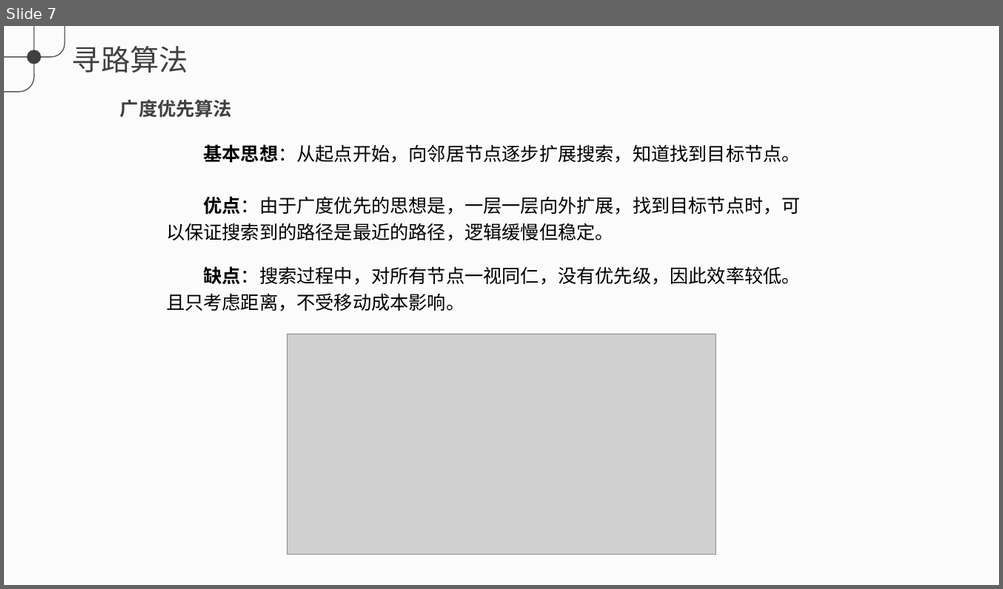
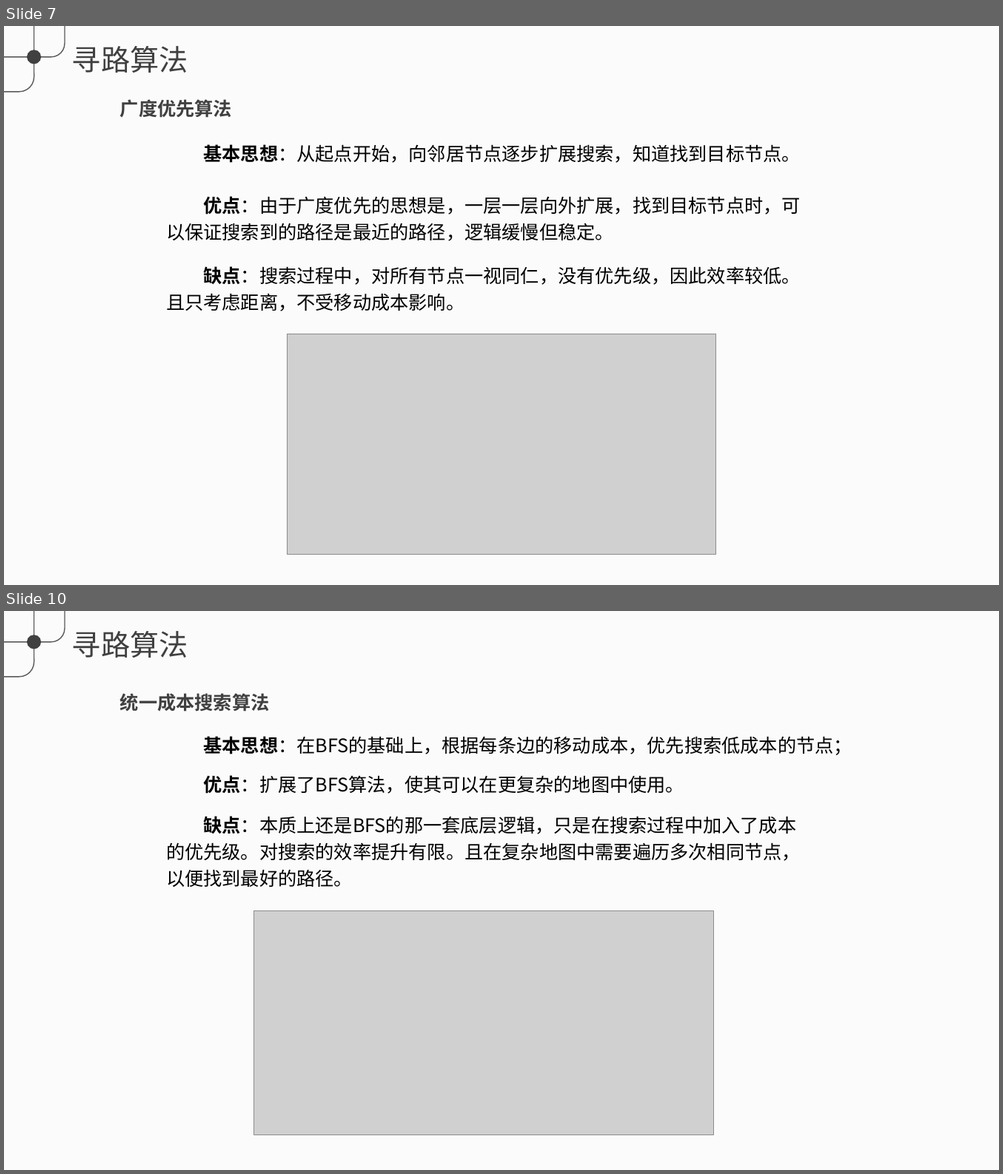
Before and after one commit to Galahad-Zero/PathFinding, a slide deck: doc/寻路算法.pptx. Shown one above the other, each under a label of ours: slide 7 before the commit, slides 7 and 10 after it; the slides between them are not shown. The pictures are 1003x589 and 1003x1174 pixels, drawn with LibreOffice and Linux fonts; fonts in the diff are those of the drawing; grey boxes stand for pictures. Boxes give left, top, right and bottom in pixels: in the first picture for what was removed or moved away, otherwise in the second. Text is boxed around its words. In the diff, an @@ line names an element or a change of style, - is before the commit and + after.

```diff
--- a/doc/寻路算法.pptx
+++ b/doc/寻路算法.pptx
@@ slide 10 added at (x1=4, y1=611, x2=999, y2=1170), background #F2F2F2 at 30% opacity; not listed: 4 template elements that a slide beside it also shows @@
@@ text added at (x1=120, y1=693, x2=270, y2=712), 18 pt, text #404040, bold @@
+统一成本搜索算法
@@ text added at (x1=203, y1=736, x2=852, y2=755), 18 pt, text #000000 @@
+基本思想：在BFS的基础上，根据每条边的移动成本，优先搜索低成本的节点；
@@ text added at (x1=203, y1=775, x2=684, y2=794), 18 pt, text #000000 @@
+优点：扩展了BFS算法，使其可以在更复杂的地图中使用。
@@ text added at (x1=166, y1=816, x2=800, y2=887), 18 pt, text #000000 @@
+缺点：本质上还是BFS的那一套底层逻辑，只是在搜索过程中加入了成本的优先级。对搜索的效率提升有限。且在复杂地图中需要遍历多次相同节点，以便找到最好的路径。
@@ picture added at (x1=254, y1=911, x2=714, y2=1135) @@
```
Also in this commit, not shown: 1 slide changed, 11 other slides added, 13 slides removed, 1 other file.
